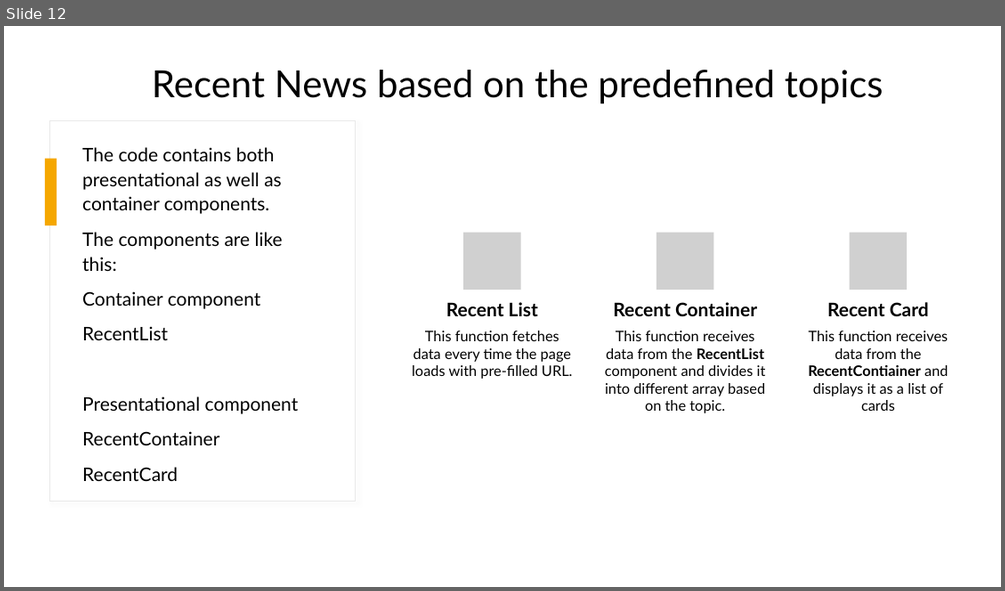
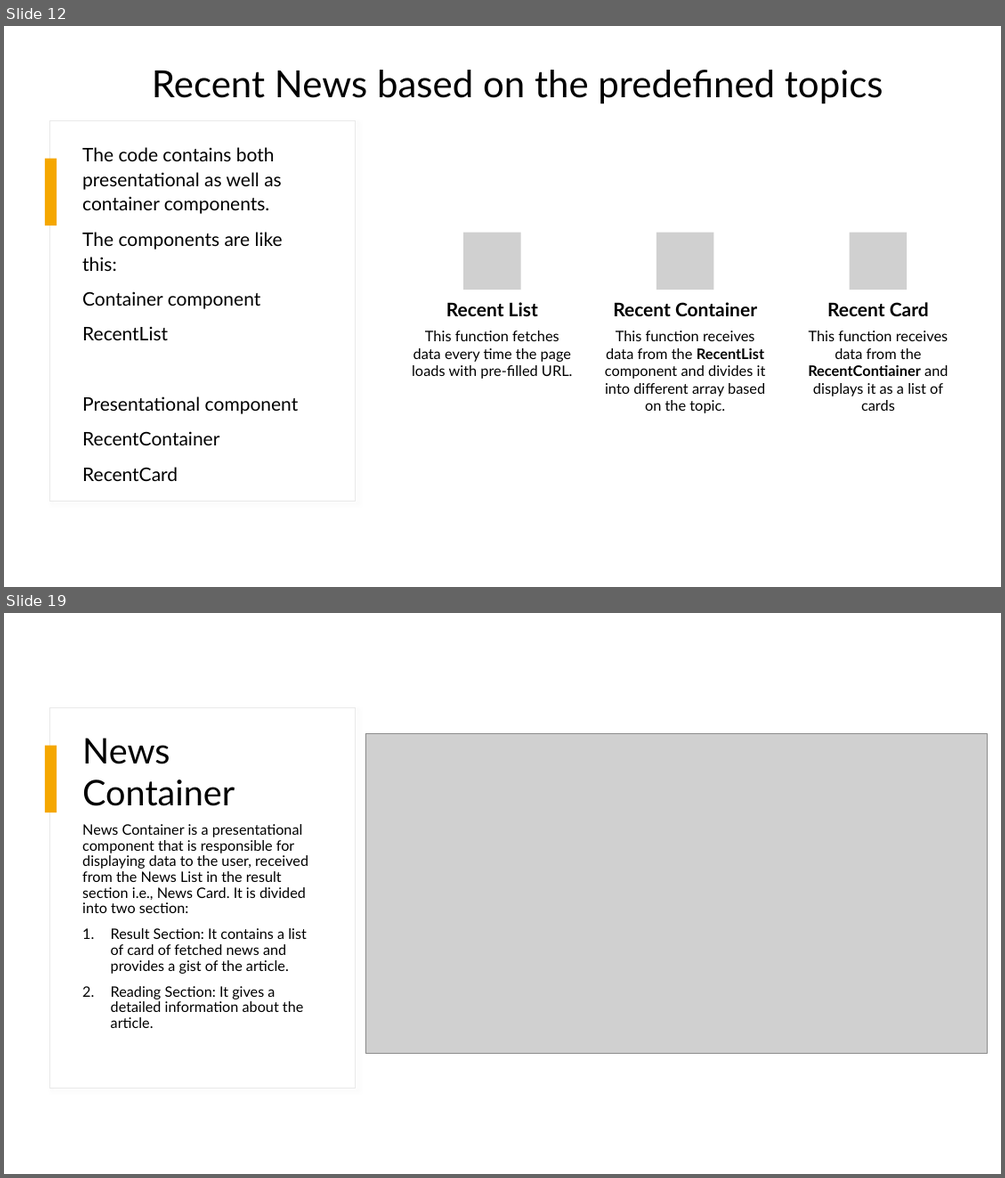
Before and after one commit to KomeOn/news-corner, a slide deck: src/News-corner.pptx. Shown one above the other, each under a label of ours: slide 12 before the commit, slides 12 and 19 after it; the slides between them are not shown. The pictures are 1005x591 and 1005x1178 pixels, drawn with LibreOffice and Linux fonts; fonts in the diff are those of the drawing; grey boxes stand for pictures. Boxes give left, top, right and bottom in pixels: in the first picture for what was removed or moved away, otherwise in the second. Text is boxed around its words. In the diff, an @@ line names an element or a change of style, - is before the commit and + after.

```diff
--- a/src/News-corner.pptx
+++ b/src/News-corner.pptx
@@ slide 19 added at (4,613,1001,1174), background #FFFFFF; not listed: 2 template elements that a slide beside it also shows @@
@@ title added at (82,738,235,806), 34 pt, text #000000 @@
+News Container
@@ picture added at (365,733,987,1053) @@
@@ text added at (82,824,308,1028), 13.9 pt, text #000000 @@
+News Container is a presentational component that is responsible for displaying data to the user, received from the News List in the result section i.e., News Card. It is divided into two section:
+1. Result Section: It contains a list of card of fetched news and provides a gist of the article.
+2. Reading Section: It gives a detailed information about the article.
```
Also in this commit, not shown: 11 slides changed, 7 other slides added, 1 slide removed, 1 other file.
